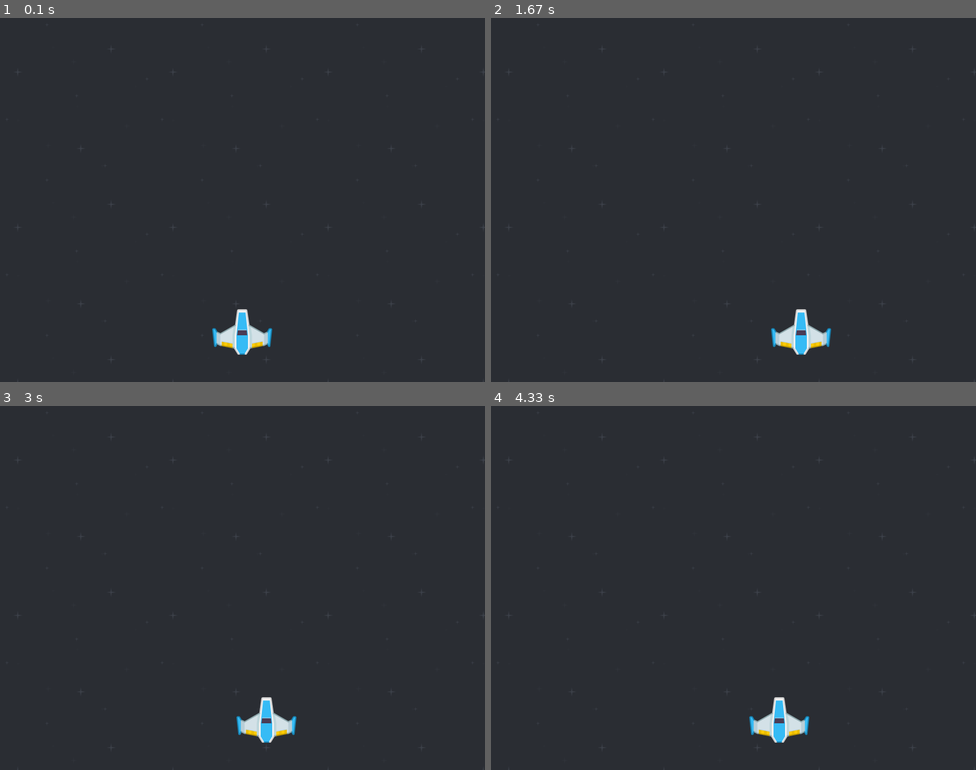
Above: before the commit, frames 1-4 (two rows, left to right).
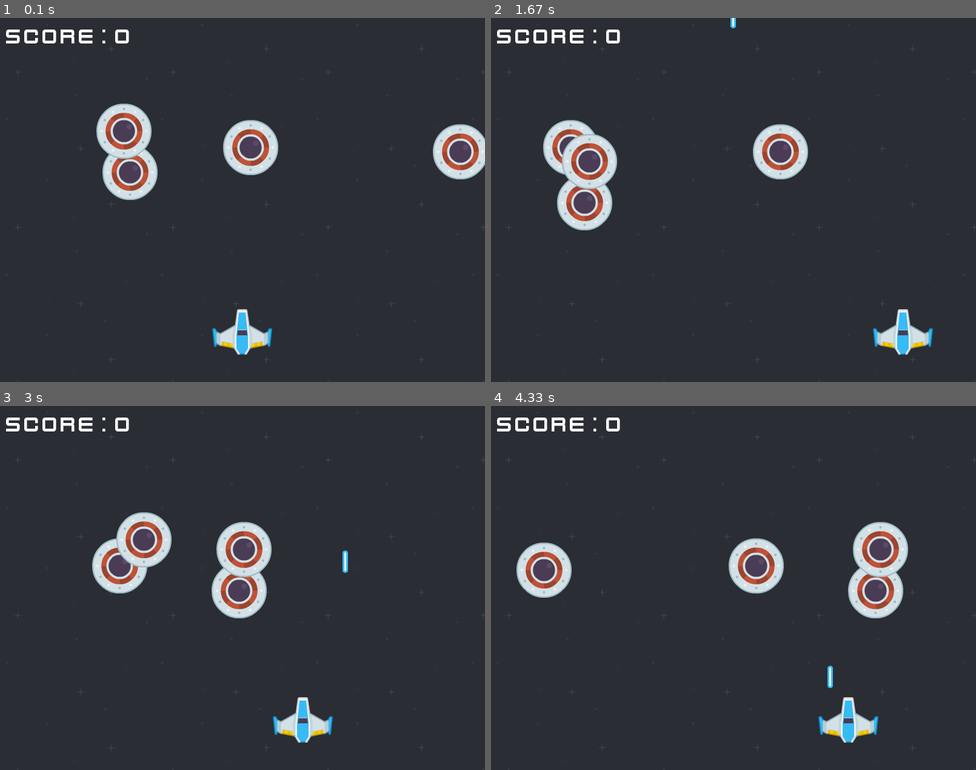
Above: after the commit, the same moments.

Repository: Thanos974/SpaceInvaderPygame
Game: pygame game, started from main.py
The game is run twice, just before and just after one commit, with the same random seed, the same clock (stepped at 60 frames per second) and the same inputs.
Inputs:
- Up to frame 1 (0.1 s): no input
- Up to frame 2 (1.67 s): tap Space at 0.33, 0.73, 1.03, 1.23, 1.53 s; hold Right 0.67-1.13 s; hold Right 1.17-1.63 s
- Up to frame 3 (3 s): hold Left 1.67-2.2 s; tap Space at 1.73, 2.03, 2.3, 2.6, 2.73 s; hold Left 2.23-2.63 s; hold Right from 2.67 s (still down)
- Up to frame 4 (4.33 s): tap Space at 3.03, 3.4, 3.7, 3.9, 4.2 s; release Right at 3.3 s; hold Left 3.33-3.8 s; hold Right 3.83-4.3 s

The runs differ from the first frame. In frame 1, 5.7% of the frame differs, in the area x 1-100%, y 3-50%; in frame 2, 6.7%; in frame 3, 6.8%; in frame 4, 7.4%, in the area x 1-86%, y 3-93%.

Commit message:
create monster & laser

Diff:
--- a/main.py
+++ b/main.py
@@ -1,24 +1,90 @@
 #Importation de pygame
+import random
+
 import pygame
 #Initialisation de pygame(PG)
+from pygame import mixer
+
 pygame.init()
 
 #Créer une fenêtre pour afficher le jeu
 window = pygame.display.set_mode((800, 600))
+
 # Modifier le titre et l'icône
 pygame.display.set_caption("Thanos PyGame")
 windowIcon =pygame.image.load("alien.png")
 pygame.display.set_icon(windowIcon)
 
-# Ob charge k'image du joueur
+# On charge l'image du joueur
 player = pygame.image.load("player.png")
 playerRect = player.get_rect()
+
 # Position du joueur à l'écran
 posX = 350
 posY = 480
 # Image Background
 bg = pygame.image.load("bg.png")
+playerSpeed = 5
 
+# Le laser
+laser = pygame.image.load("laser.png")
+laserRect = laser.get_rect()
+laserSpeed = 4
+posLaserX = 0
+posLaserY = -100
+canShoot = True
+
+# L'Ovni
+# ovni = pygame.image.load("ufo.png")
+# ovniRect = ovni.get_rect()
+# ovniSpeed = 3
+# posOvniX = random.randint(1, 750)
+# posOvniY = 50
+
+ovni =[] # Images
+ovniRect = [] # Rect
+posOvniX =[] # pos X
+posOvniY = [] # pos Y
+ovniSpeed = [] # tableau des vitesses
+nbOvni = 4
+
+# Texte
+score = 0
+font = pygame.font.Font("future.ttf", 36)
+txtPos = 10
+
+# Musique
+# mixer.music.load("maMusique.wav")
+# mixer.music.play(-1)
+
+# Boucle de génération des monstres
+for i in range(nbOvni):
+    ovni.append(pygame.image.load("ufo.png"))
+    ovniRect.append(ovni[i].get_rect())
+    posOvniX.append(random.randint(1, 750))
+    posOvniY.append(random.randint(10, 300))
+    ovniSpeed.append(3)
+
+
+# Fonction de détection de collision
+def collision(rectA, rectB):
+    if rectB.right < rectA.left:
+        # rectB est à gauche
+        return False
+    if rectB.bottom < rectA.top:
+        # rectB est au-dessus
+        return False
+    if rectB.left > rectA.right:
+        # rectB est à droite
+        return False
+    if rectB.top > rectA.bottom:
+        # rectB est en-dessous
+        return False
+    # Dans tous les autres cas il y a collision
+    return True
+
+# Pour définir le FPS
+clock = pygame.time.Clock()
 
 # La boucle de jeu
 running = True
@@ -35,24 +101,60 @@
         if event.type ==pygame.QUIT:
             # On quitte le jeu
             running = False
-        #On teste les flèches du clavier
-        # if event.type == pygame.KEYDOWN:
-        #     # De quelle touche sa'git-il
-        #     if event.key ==pygame.K_LEFT:
-        #         posX -= 50
-        #     if event.key == pygame.K_RIGHT:
-        #         #le joueur a appuyé sur la touche flèche gauche
-        #         posX += 50
+        # Détection barre espace pour tirer le laser
+        if event.type == pygame.KEYDOWN:
+            # De quelle touche sa'git-il
+            if event.key == pygame.K_SPACE and canShoot:
+                laserSfx = mixer.Sound("sfx_laser.ogg")
+                laserSfx.play()
+                canShoot = False
+                posLaserX = posX + 45
+                posLaserY = posX - 50
+
     # Gestion du déplacement du joueur à l'écran
-    if pressed[pygame.K_LEFT]: posX -= 2
-    if pressed[pygame.K_RIGHT]: posX += 2
+    if pressed[pygame.K_LEFT] and posX > 0:
+        posX -= playerSpeed
+    if pressed[pygame.K_RIGHT] and posX < 700:
+        posX += playerSpeed
 
-    # Affichage joueurgit
+    # Affichage joueur
     # On applque cette position au rectangle
     playerRect.topleft = (posX, posY)
     # On a affiche l'image du joueur dans la fenêtre du jeu
     window.blit(player, playerRect)
+
+    # Gestion du laser
+    posLaserY -= laserSpeed
+    laserRect.topleft = (posLaserX, posLaserY)
+    window.blit(laser, laserRect)
+    if posLaserY < -40:
+        canShoot = True
+
+    # Gestion des Ovnis
+    for i in range(nbOvni):
+        posOvniX[i] -= ovniSpeed[i]
+        ovniRect[i].topleft = (posOvniX[i], posOvniY[i])
+        window.blit(ovni[i], ovniRect[i])
+        if posOvniX[i] < 0 or posOvniX[i] > 750:
+            ovniSpeed[i] = -ovniSpeed[i]
+            posOvniY[i] += 50
+
+        # Y a t-il collision entre le laser et l'ovni
+        if collision(laserRect, ovniRect[i]):
+            posOvniY[i] = 10000
+            posLaserY = -500
+            score += 1
+
+        # Y a t-il collision entre l'ovni et le joueur
+        if collision(playerRect, ovniRect[i]):
+            posX = -500
+
+    # Affichage du score
+    scoreTxt = font.render("score : " + str(score), True, (255, 255, 255))
+    window.blit(scoreTxt, (txtPos, txtPos))
+
     # On dessine/ mettre à jour le contenu de l'écran
     pygame.display.flip()
+    clock.tick(60)
 # Quitter pygame
 pygame.quit()
Binary file added: future.ttf
Not shown, added: TutoJeuPyGame.zip
